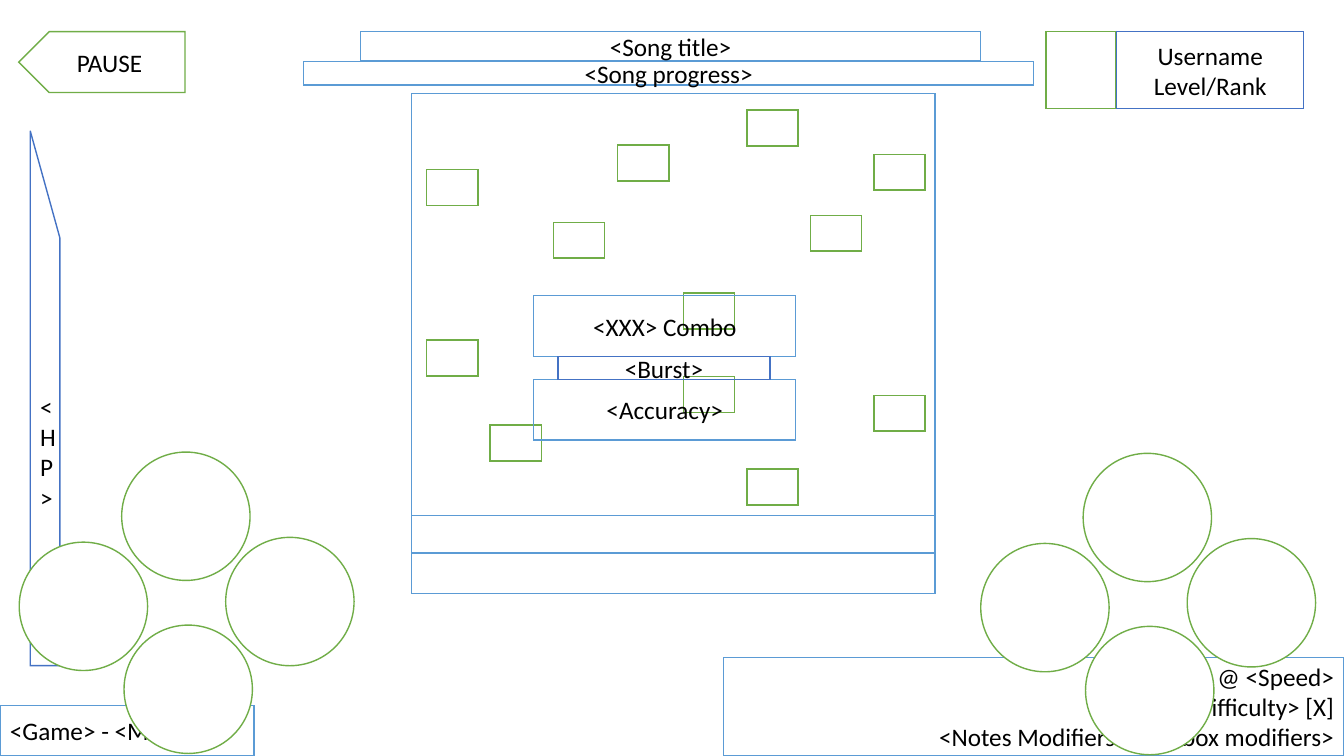
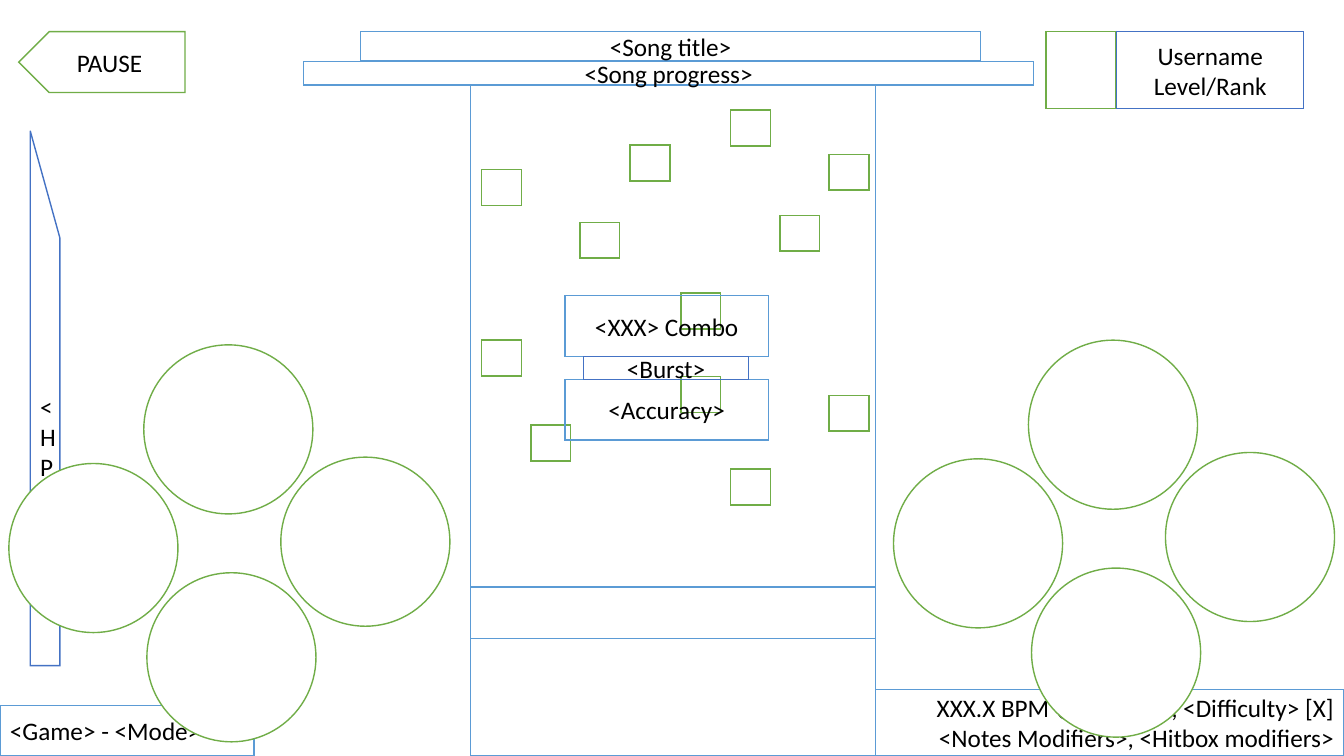
Before and after one commit to OliverMontor/beats2, a slide deck: slide 12 of beats2/Docs/Beats2 - Design Spec.pptx (slide 19 before the commit). Drawn at 1344x756 pixels with LibreOffice and Linux fonts; fonts in the diff are those of the drawing. Boxes give left, top, right and bottom in pixels: in the first picture for what was removed or moved away, otherwise in the second. Text is boxed around its words. In the diff, an @@ line names an element or a change of style, - is before the commit and + after.

```diff
--- a/beats2/Docs/Beats2 - Design Spec.pptx
+++ b/beats2/Docs/Beats2 - Design Spec.pptx
@@ rectangle: place and size @@
-rectangle at (411,93,936,593)
+rectangle at (471,85,876,756)
@@ rectangle: place and size @@
-rectangle at (747,110,799,146)
+rectangle at (731,110,770,146)
@@ rectangle: place and size @@
-rectangle at (618,145,669,181)
+rectangle at (630,145,669,181)
@@ rectangle: place and size @@
-rectangle at (426,169,478,206)
+rectangle at (482,169,521,206)
@@ rectangle: place and size @@
-rectangle at (874,154,926,191)
+rectangle at (830,154,869,191)
@@ rectangle: place and size @@
-rectangle at (554,222,605,258)
+rectangle at (581,222,620,258)
@@ rectangle: place and size @@
-rectangle at (811,216,862,252)
+rectangle at (780,216,820,252)
@@ rectangle "<XXX> Combo": place and size @@
-rectangle "<XXX> Combo" at (534,295,797,356)
+rectangle "<XXX> Combo" at (565,295,768,356)
@@ rectangle: place and size @@
-rectangle at (684,293,735,330)
+rectangle at (682,293,721,330)
@@ rectangle: place and size @@
-rectangle at (426,340,478,376)
+rectangle at (482,340,521,376)
@@ rectangle "<Burst>": place and size @@
-rectangle "<Burst>" at (558,357,770,380)
+rectangle "<Burst>" at (584,357,749,380)
@@ ellipse: place and size @@
-ellipse at (122,452,250,580)
+ellipse at (1028,340,1198,509)
@@ rectangle "<Accuracy>": place and size @@
-rectangle "<Accuracy>" at (534,379,797,440)
+rectangle "<Accuracy>" at (565,379,768,440)
@@ rectangle: place and size @@
-rectangle at (684,376,735,412)
+rectangle at (682,376,721,412)
@@ rectangle: place and size @@
-rectangle at (874,395,926,432)
+rectangle at (830,395,869,432)
@@ rectangle: place and size @@
-rectangle at (490,425,541,462)
+rectangle at (531,425,571,462)
@@ group added at (9,345,451,742): 4 ellipses @@
@@ rectangle: place and size @@
-rectangle at (747,469,799,505)
+rectangle at (731,469,770,505)
@@ ellipse: place and size @@
-ellipse at (19,542,147,670)
+ellipse at (893,459,1063,628)
@@ ellipse: place and size @@
-ellipse at (226,537,354,665)
+ellipse at (1166,453,1335,622)
@@ group removed at (981,454,1316,754): 4 ellipses @@
@@ ellipse: place and size @@
-ellipse at (124,625,252,753)
+ellipse at (1031,569,1201,738)
@@ rectangle: place and size @@
-rectangle at (411,516,936,554)
+rectangle at (471,587,876,638)
@@ rectangle "XXX.X BPM @ <Speed>, <Difficulty> ...": place and size @@
-rectangle "XXX.X BPM @ <Speed>, <Difficulty> ..." at (724,657,1344,755)
+rectangle "XXX.X BPM @ <Speed>, <Difficulty> ..." at (847,690,1344,755)
@@ text in rectangle at (937,696,1334,750): text changed @@
-XXX.X BPM @ <Speed>
-<Difficulty> [X]
-<Notes Modifiers>, <Hitbox modifiers>
+XXX.X BPM @ <Speed>, <Difficulty> [X]
+<Notes Modifiers>, <Hitbox modifiers>
```
Also in this commit, not shown: 17 other slides changed, 6 slides removed, 7 other files.
